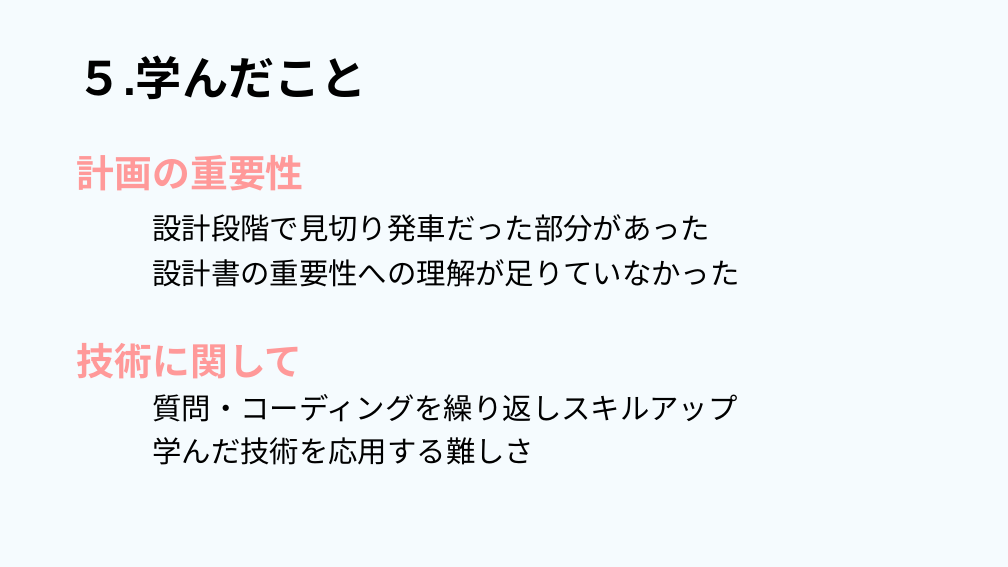
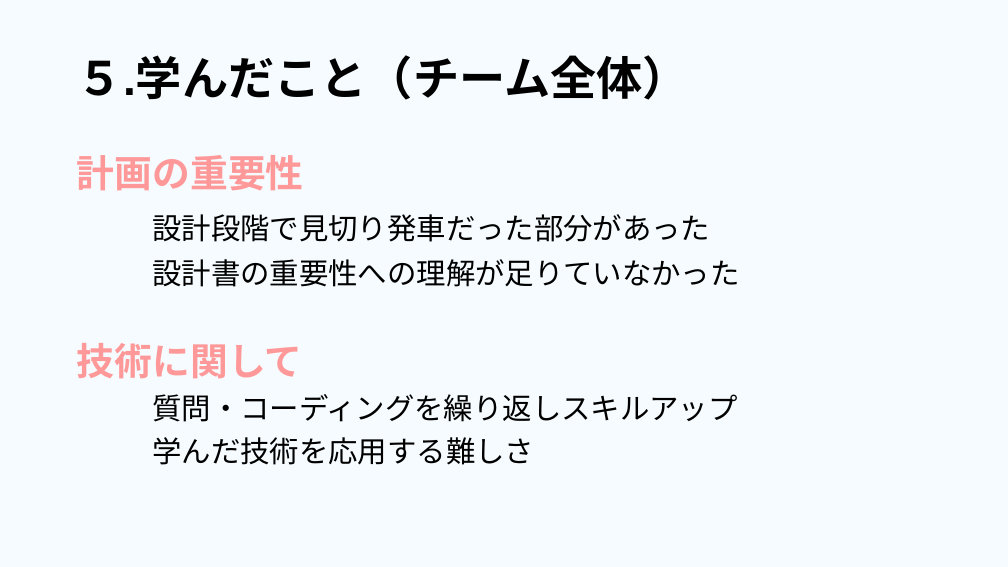
Before and after one commit to dojo2023/E-4, a slide deck: slide 26 of 共有用フォルダー/成果発表.pptx (slide 27 before the commit). Drawn at 1008x567 pixels with LibreOffice and Linux fonts; fonts in the diff are those of the drawing. Boxes give left, top, right and bottom in pixels: in the first picture for what was removed or moved away, otherwise in the second. Text is boxed around its words. In the diff, an @@ line names an element or a change of style, - is before the commit and + after.

```diff
--- a/共有用フォルダー/成果発表.pptx
+++ b/共有用フォルダー/成果発表.pptx
@@ title at (77, 55, 689, 100): text changed @@
-５.学んだこと
+５.学んだこと（チーム全体）
```
Also in this commit, not shown: 7 other slides changed, 1 slide added, 1 slide removed.
